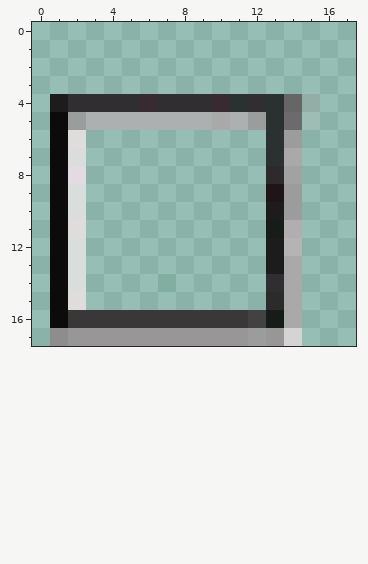
File history of a pixel-art sprite, public/images/unchecked.png. The picture above was drawn from the file before the commit.
The file is 18x18 pixels. Pixels under 10% opacity are left out. Colours within 5 levels of each other are drawn and written as one.
Now the later version:
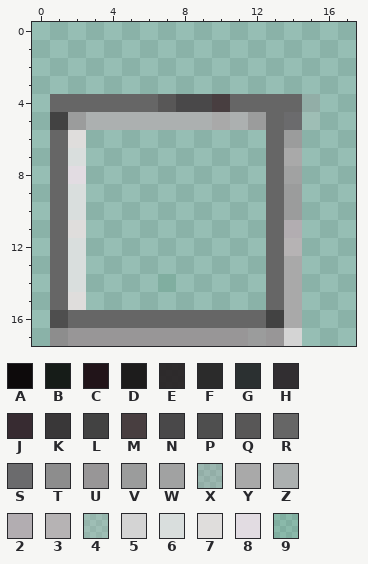
Palette (. is transparent): A #0d0a0b  B #161c18  C #211419  D #1d1c1c  E #231b1de6  F #2b2b2b  G #2b3031  H #312e31  J #372b31  K #393738  L #424242  M #483e40  N #494849  P #4e4e4e  Q #585757  R #666666  S #6b6b6d  T #8d8d8d  U #989697  V #9b9c9c  W #a1a2a2  X #a8a4a645  Y #a9a9a9  Z #acb0b0  2 #b2adb1  3 #b6b3b4  4 #b9bfba39  5 #d4d4d4  6 #d9dedd  7 #dfdddc  8 #e2dce2  9 #298c581b
Diff:
@@ x 0..17 @@
  3 ..................
- 4 .DHHHHJHHHJGHGRX..
- 5 .AVZZZZZZZYZVGS4..
- 6 .A7..........GV...
- 7 .A6..........GY...
- 8 .A8..........EW...
- 9 .A6..........CV...
-10 .A6..........DV...
-11 .A7..........B2...
-12 .A6..........D3...
-13 .A6..........DY...
-14 .A6....9.....HY...
-15 .A7..........FY...
-16 .AKKKKKKKKKKLBY...
+ 4 .RRRRRRQNNMRRRRX..
+ 5 .LVZZZZZZZYZVRS4..
+ 6 .R7..........RV...
+ 7 .R6..........RY...
+ 8 .R8..........RW...
+ 9 .R6..........RV...
+10 .R6..........RV...
+11 .R7..........R2...
+12 .R6..........R3...
+13 .R6..........RY...
+14 .R6....9.....RY...
+15 .R7..........RY...
+16 .PRRRRRRRRRRRLY...
 17 .TUUUUUUUUUUVU5...
